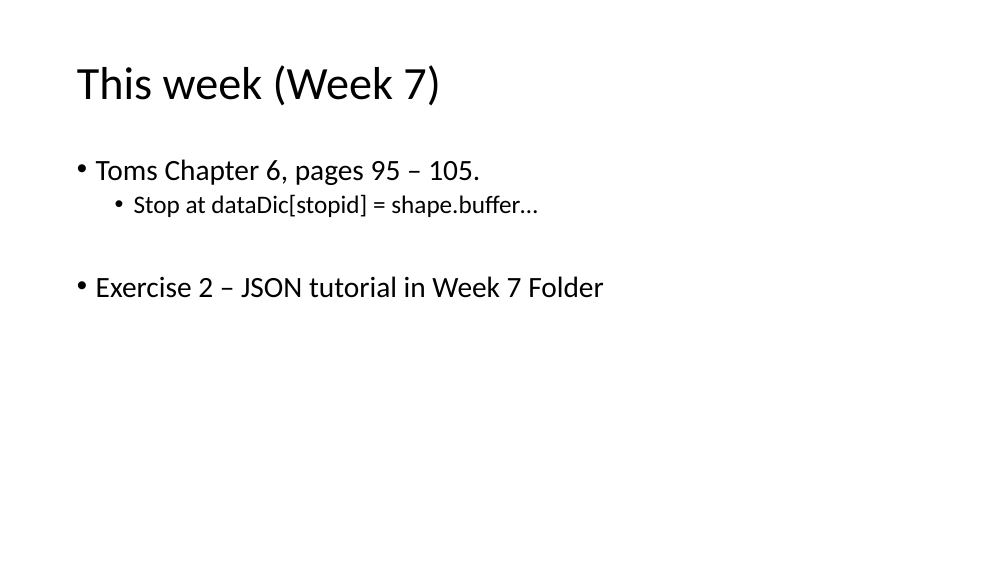
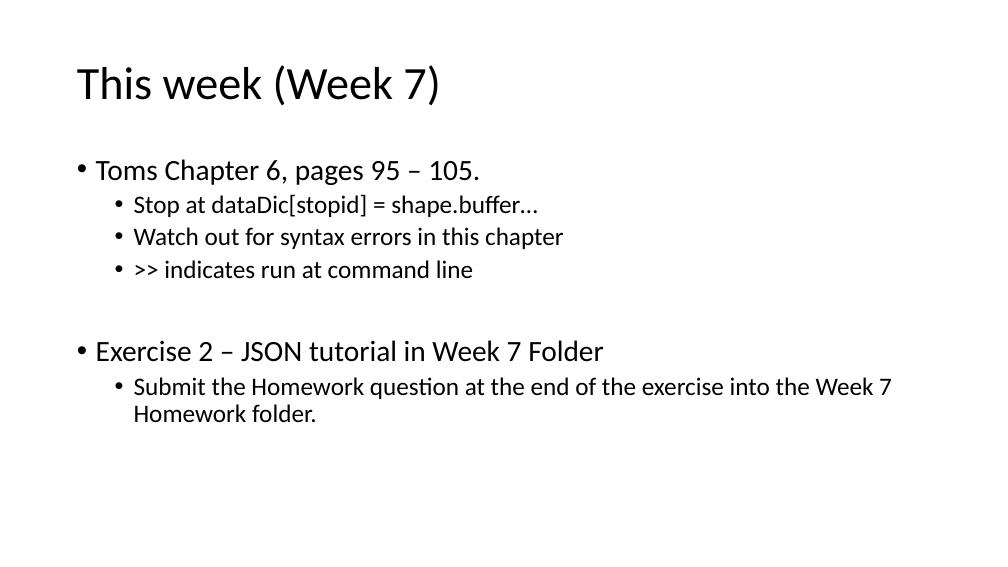
Before and after one commit to gbrunner/programming-for-gis-and-rs, a slide deck: slide 11 of Week_7/week_7_slides.pptx (slide 10 before the commit). Drawn at 1008x567 pixels with LibreOffice and Linux fonts; fonts in the diff are those of the drawing. Boxes give left, top, right and bottom in pixels: in the first picture for what was removed or moved away, otherwise in the second. Text is boxed around its words. In the diff, an @@ line names an element or a change of style, - is before the commit and + after.

```diff
--- a/Week_7/week_7_slides.pptx
+++ b/Week_7/week_7_slides.pptx
@@ text at <box>134,227,564,278</box>: paragraphs added @@
+  • Watch out for syntax errors in this chapter
+  • >> indicates run at command line
@@ text at <box>134,377,892,422</box>: paragraph added @@
+  • Submit the Homework question at the end of the exercise into the Week 7 Homework folder.
```
Also in this commit, not shown: 1 slide added.
